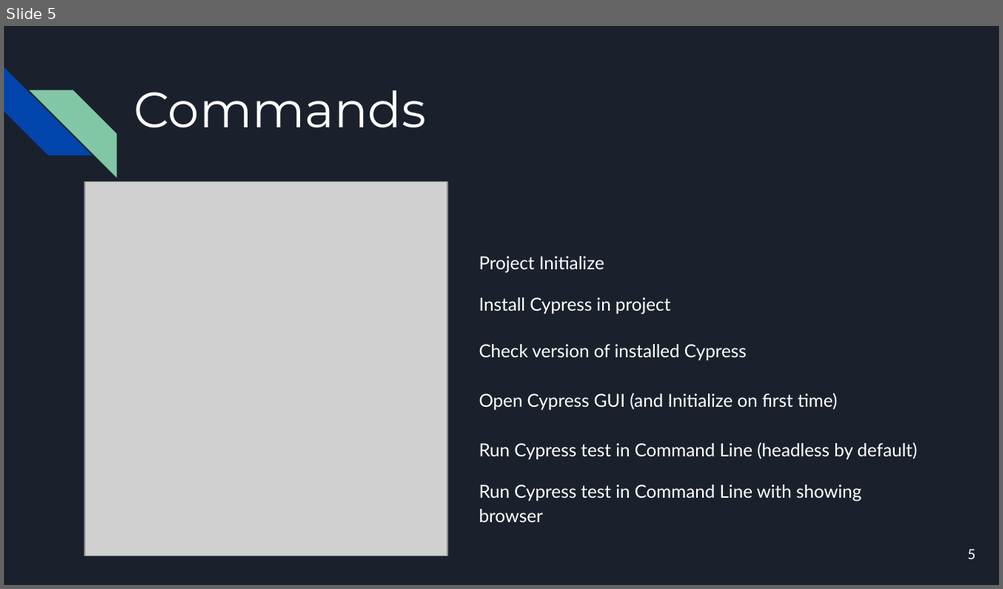
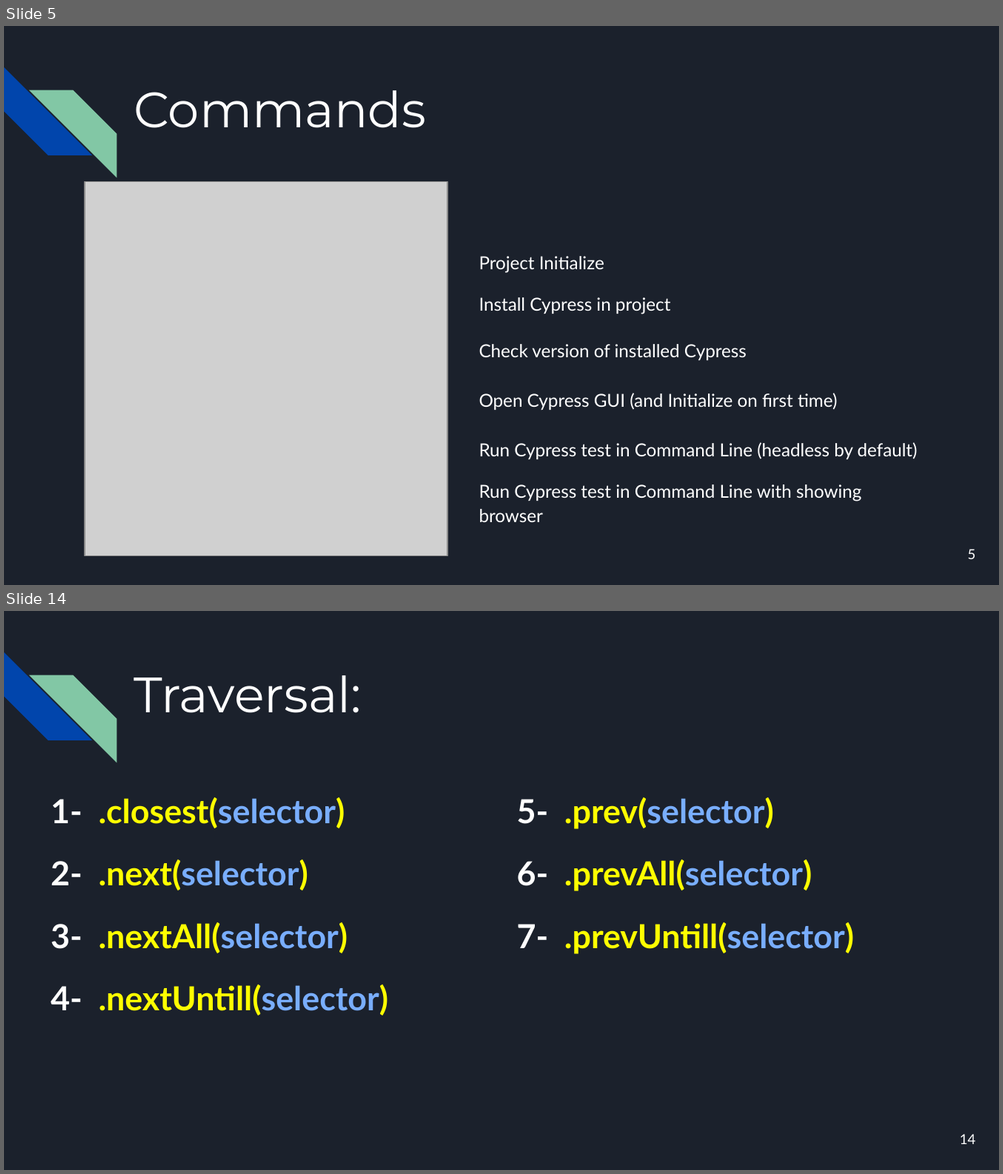
Before and after one commit to mmonfared/automationcamp-cypress, a slide deck: AutomationCamp-Cypress.pptx. Shown one above the other, each under a label of ours: slide 5 before the commit, slides 5 and 14 after it; the slides between them are not shown. The pictures are 1003x589 and 1003x1174 pixels, drawn with LibreOffice and Linux fonts; fonts in the diff are those of the drawing; grey boxes stand for pictures. Boxes give left, top, right and bottom in pixels: in the first picture for what was removed or moved away, otherwise in the second. Text is boxed around its words. In the diff, an @@ line names an element or a change of style, - is before the commit and + after.

```diff
--- a/AutomationCamp-Cypress.pptx
+++ b/AutomationCamp-Cypress.pptx
@@ slide 14 added at [4,611,999,1170], background #1B212C; not listed: 2 template elements that a slide beside it also shows @@
@@ title added at [134,675,361,713], 36 pt, text #FFFFFF @@
+Traversal:
@@ text added at [51,797,389,1016], 24 pt, text #FFFF00, bold @@
+1- .closest(selector)
+2- .next(selector)
+3- .nextAll(selector)
+4- .nextUntill(selector)
@@ text added at [517,797,854,954], 24 pt, text #FFFF00, bold @@
+5- .prev(selector)
+6- .prevAll(selector)
+7- .prevUntill(selector)
@@ page number added at [959,1134,976,1145], 10 pt, text #FFFFFF @@
+14
```
Also in this commit, not shown: 8 other slides added, 2 other files.
